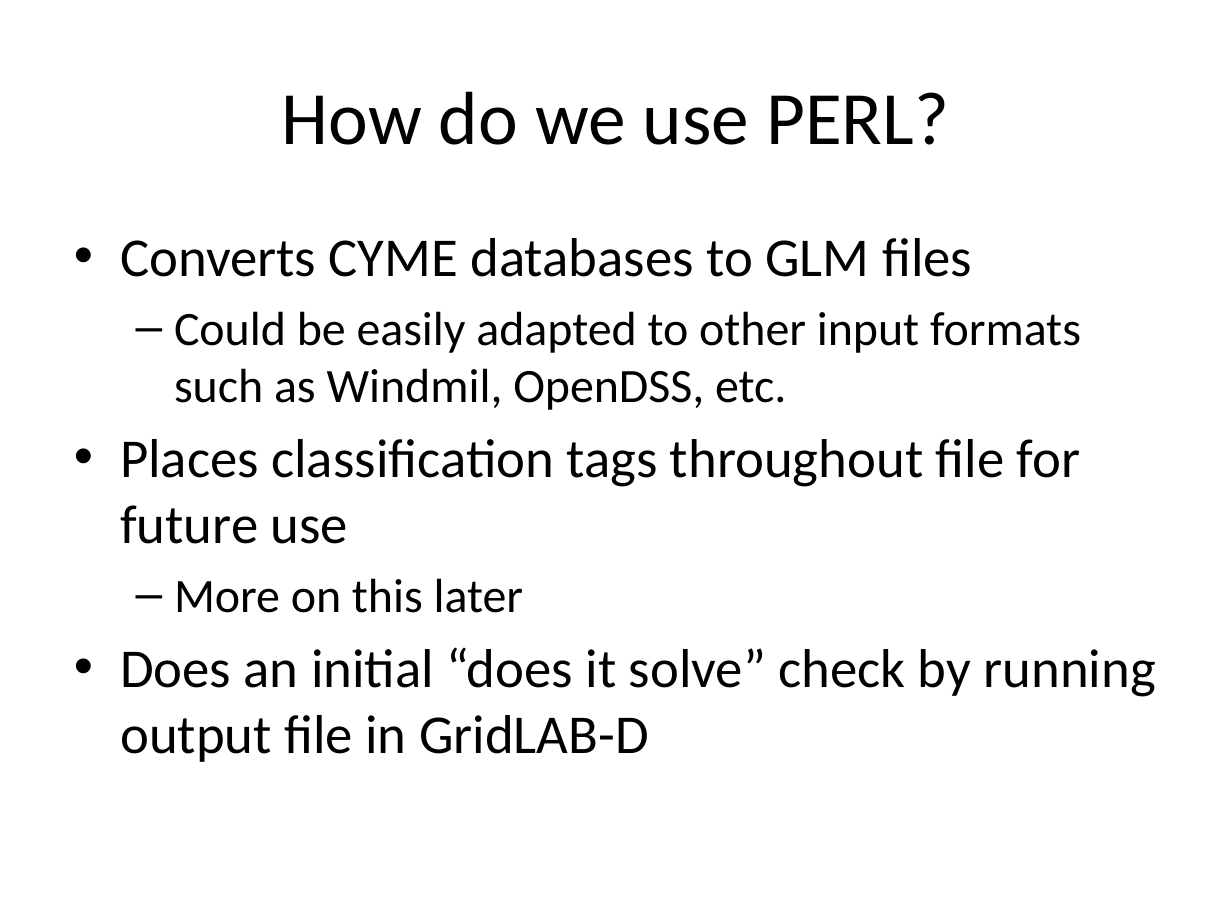
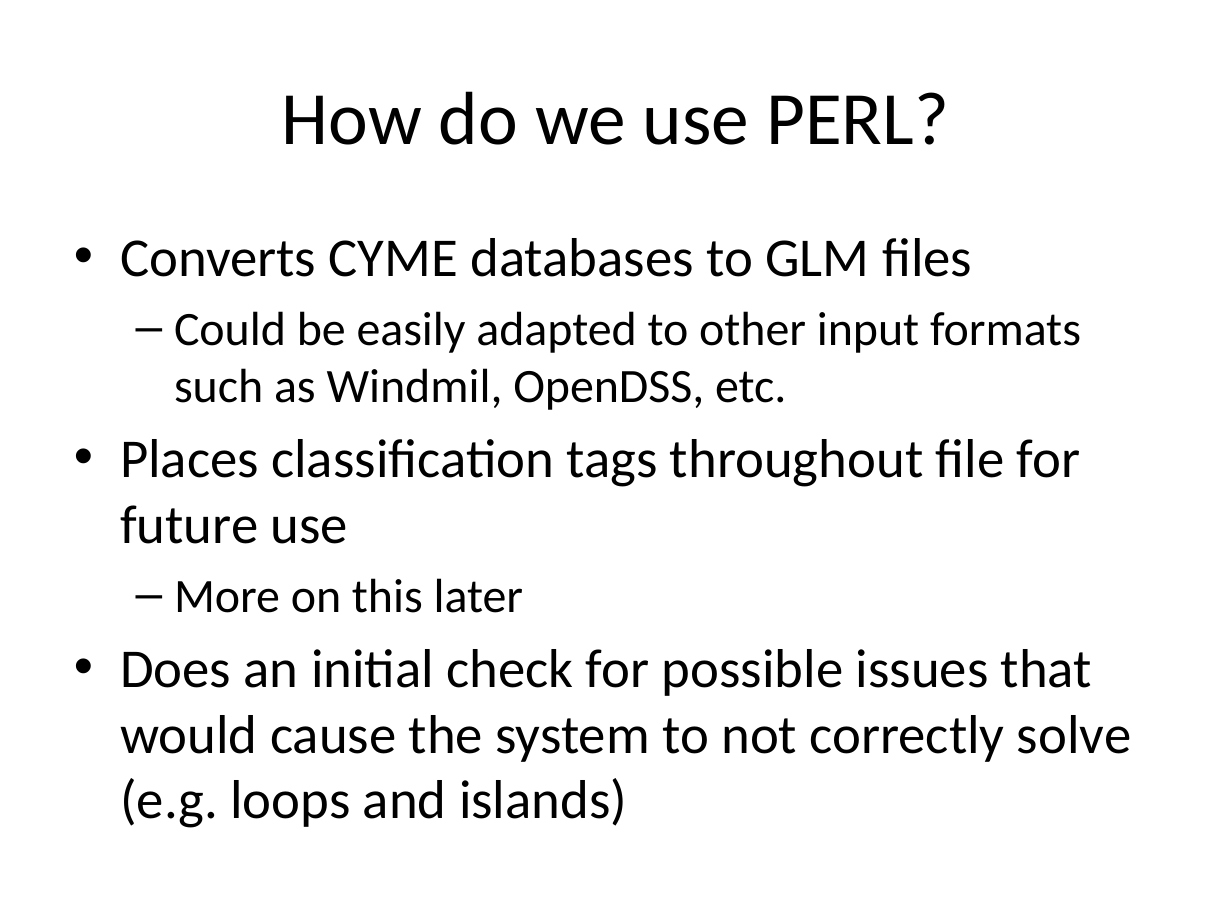
Before and after one commit to gridlab-d/course, a slide deck: slide 5 of ThreeDayCourse_v22/Day3/5.0 - ConvertingFeeders.pptx. Drawn at 1232x924 pixels with LibreOffice and Linux fonts; fonts in the diff are those of the drawing. Boxes give left, top, right and bottom in pixels: in the first picture for what was removed or moved away, otherwise in the second. Text is boxed around its words. In the diff, an @@ line names an element or a change of style, - is before the commit and + after.

```diff
--- a/ThreeDayCourse_v22/Day3/5.0 - ConvertingFeeders.pptx
+++ b/ThreeDayCourse_v22/Day3/5.0 - ConvertingFeeders.pptx
@@ text at box(120, 649, 1131, 828): text changed @@
-• Does an initial “does it solve” check by running output file in GridLAB-D
+• Does an initial check for possible issues that would cause the system to not correctly solve (e.g. loops and islands)
```
Also in this commit, not shown: 9 other slides changed, 1 slide added.
